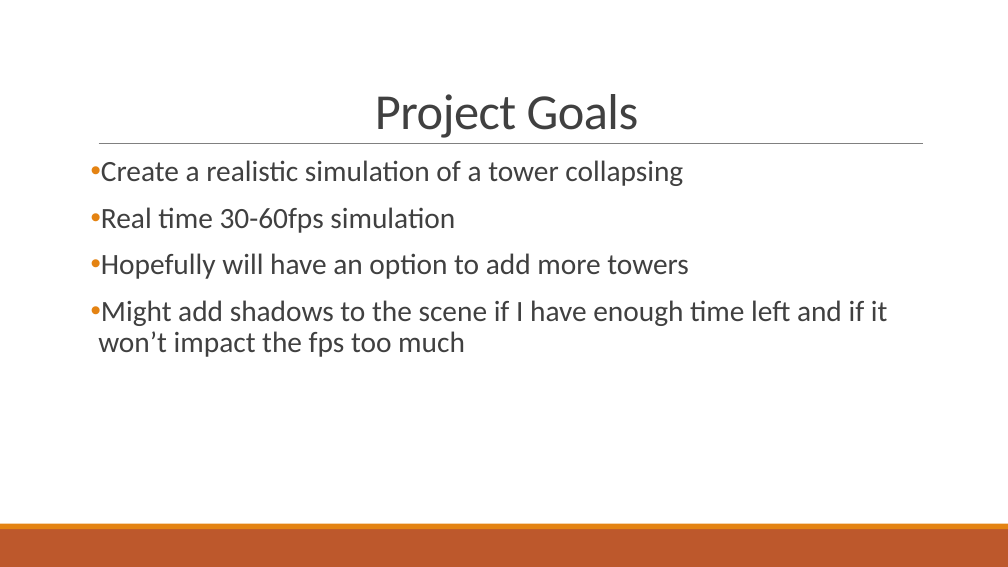
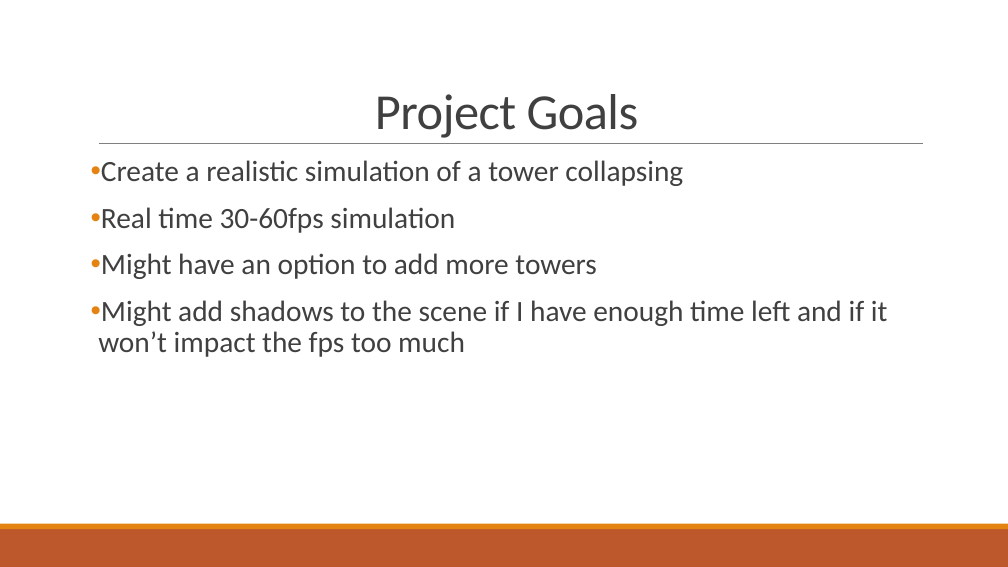
Before and after one commit to tomkopx/Physics-Coursework, a slide deck: slide 4 of Tower collapsing simulation.pptx. Drawn at 1008x567 pixels with LibreOffice and Linux fonts; fonts in the diff are those of the drawing. Boxes give left, top, right and bottom in pixels: in the first picture for what was removed or moved away, otherwise in the second. Text is boxed around its words. In the diff, an @@ line names an element or a change of style, - is before the commit and + after.

Commit message:
Tiny changes in wording

```diff
--- a/Tower collapsing simulation.pptx
+++ b/Tower collapsing simulation.pptx
@@ text at (x1=101, y1=253, x2=596, y2=279): text changed @@
-• Hopefully will have an option to add more towers
+• Might have an option to add more towers
```
Also in this commit, not shown: 1 other slide changed.
